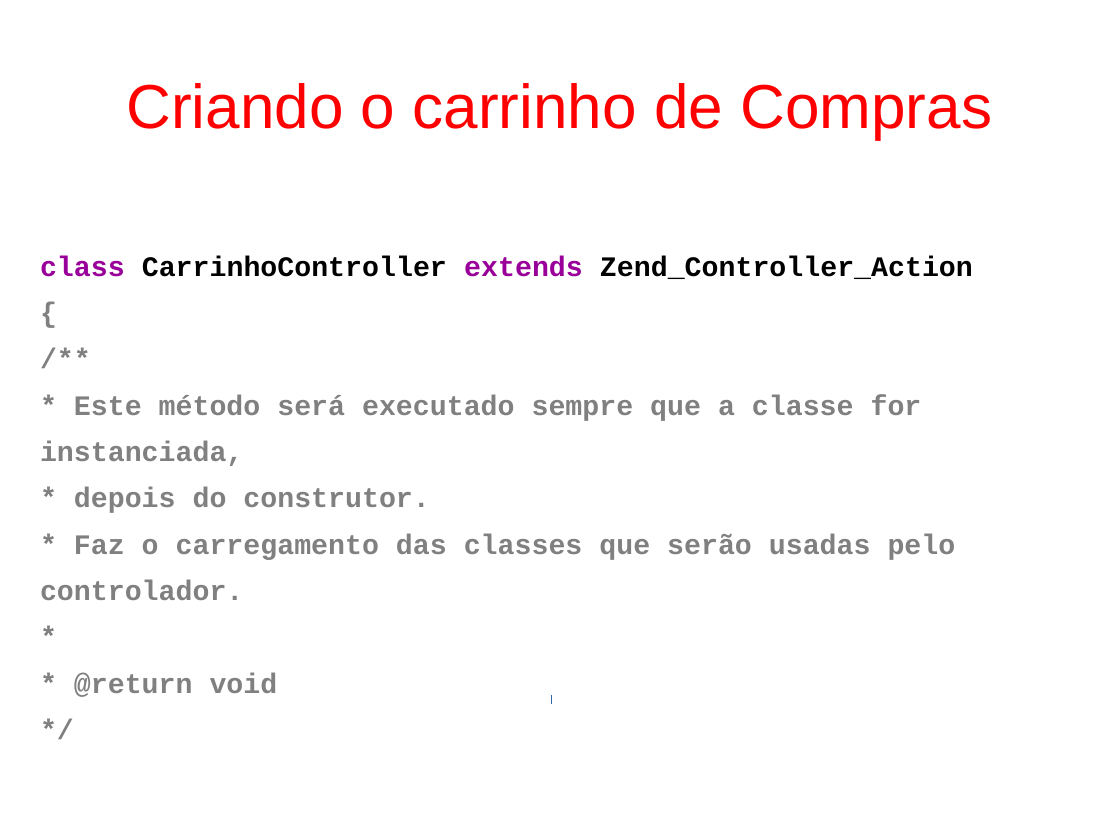
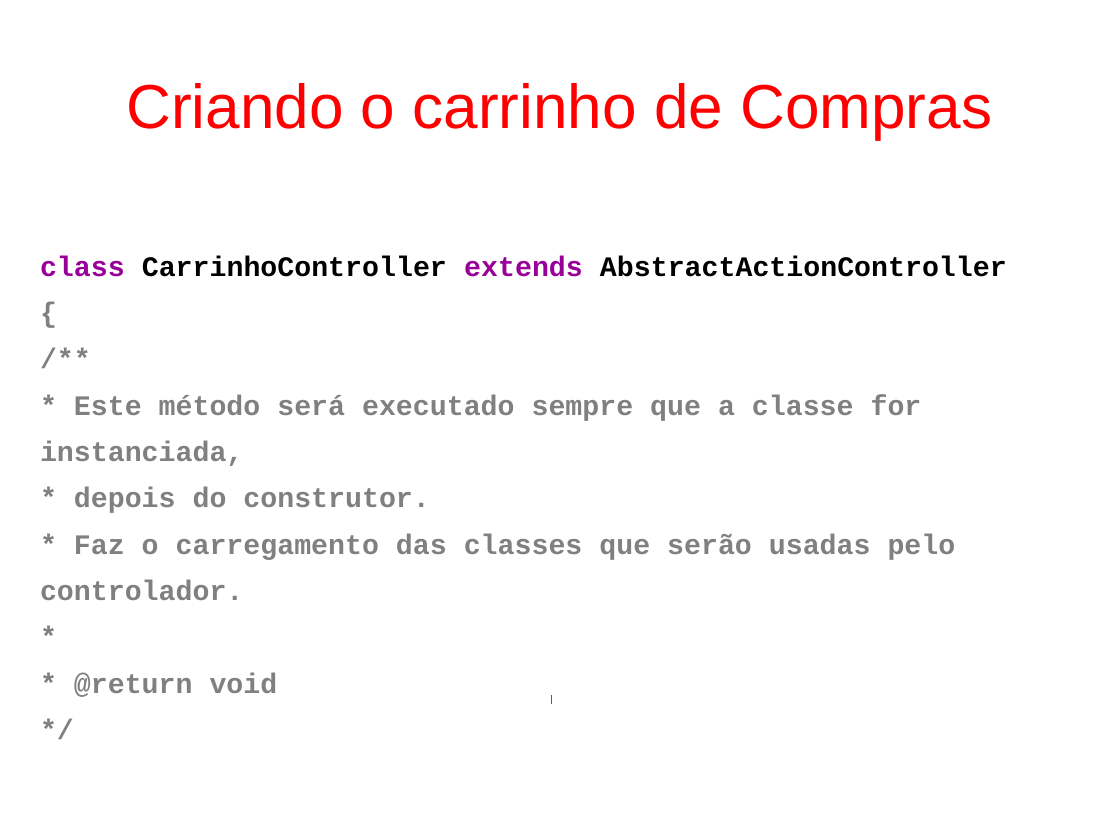
Before and after one commit to fgsl/lojasacme, a slide deck: slide 80 of docs/tutorial.odp. Drawn at 1120x840 pixels with LibreOffice and Linux fonts; fonts in the diff are those of the drawing. Boxes give left, top, right and bottom in pixels: in the first picture for what was removed or moved away, otherwise in the second. Text is boxed around its words. In the diff, an @@ line names an element or a change of style, - is before the commit and + after.

```diff
--- a/docs/tutorial.odp
+++ b/docs/tutorial.odp
@@ text at [40, 256, 1007, 277]: text changed @@
-class CarrinhoController extends Zend_Controller_Action
+class CarrinhoController extends AbstractActionController
```
Also in this commit, not shown: 13 other slides changed, 1 slide removed, 1 other file.
